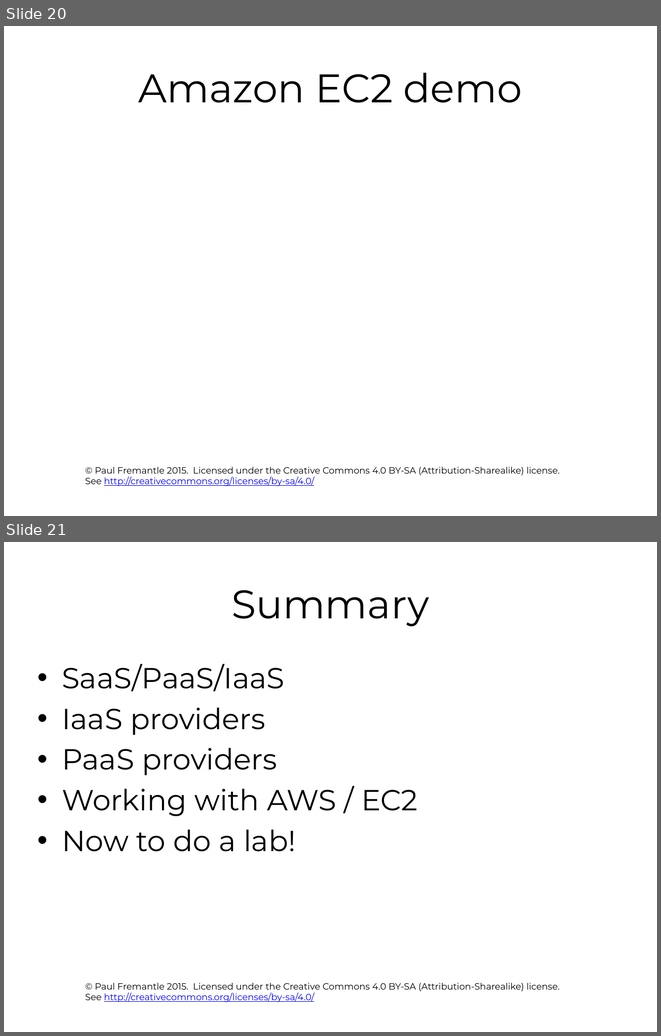
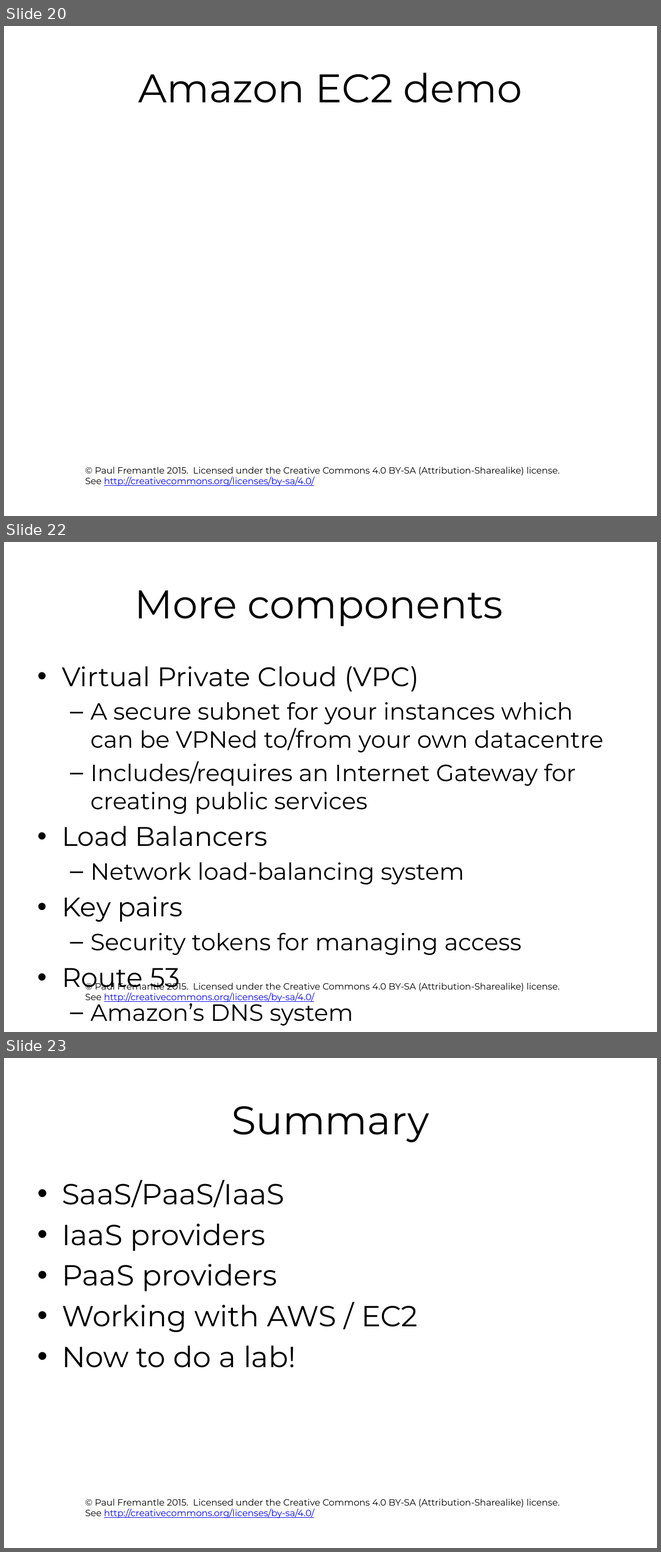
Before and after one commit to pzfreo/ox-clo, a slide deck: pres-source/02-using-cloud-services.pptx. Shown one above the other, each under a label of ours: slides 20 and 21 before the commit, slides 20, 22 and 23 after it; the slides between them are not shown. The pictures are 661x1036 and 661x1552 pixels, drawn with LibreOffice and Linux fonts; fonts in the diff are those of the drawing; background and template pictures are left out. Boxes give left, top, right and bottom in pixels: in the first picture for what was removed or moved away, otherwise in the second. Text is boxed around its words. In the diff, an @@ line names an element or a change of style, - is before the commit and + after.

```diff
--- a/pres-source/02-using-cloud-services.pptx
+++ b/pres-source/02-using-cloud-services.pptx
@@ slide 22 added at bbox=[4, 542, 657, 1032], background #FFFFFF; not listed: 1 template element that a slide beside it also shows @@
@@ title added at bbox=[134, 590, 503, 626], 44 pt, text #000000 @@
+More components
@@ text added at bbox=[62, 666, 603, 994], 25.9 pt, text #000000 @@
+• Virtual Private Cloud (VPC)
+  – A secure subnet for your instances which can be VPNed to/from your own datacentre
+  – Includes/requires an Internet Gateway for creating public services
+• Load Balancers
+  – Network load-balancing system
+• Key pairs
+  – Security tokens for managing access
+• Route 53
+  – Amazon’s DNS system
@@ what was slide 21 is now slide 23 @@
```
Also in this commit, not shown: 2 slides changed, 1 other slide added.
